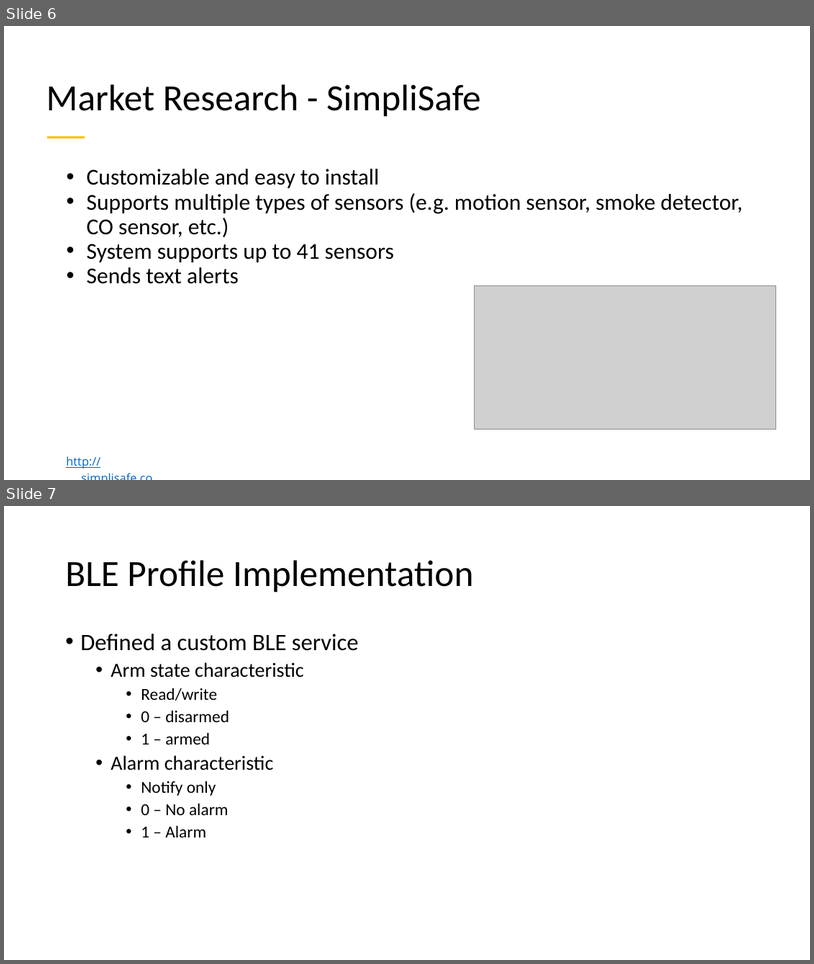
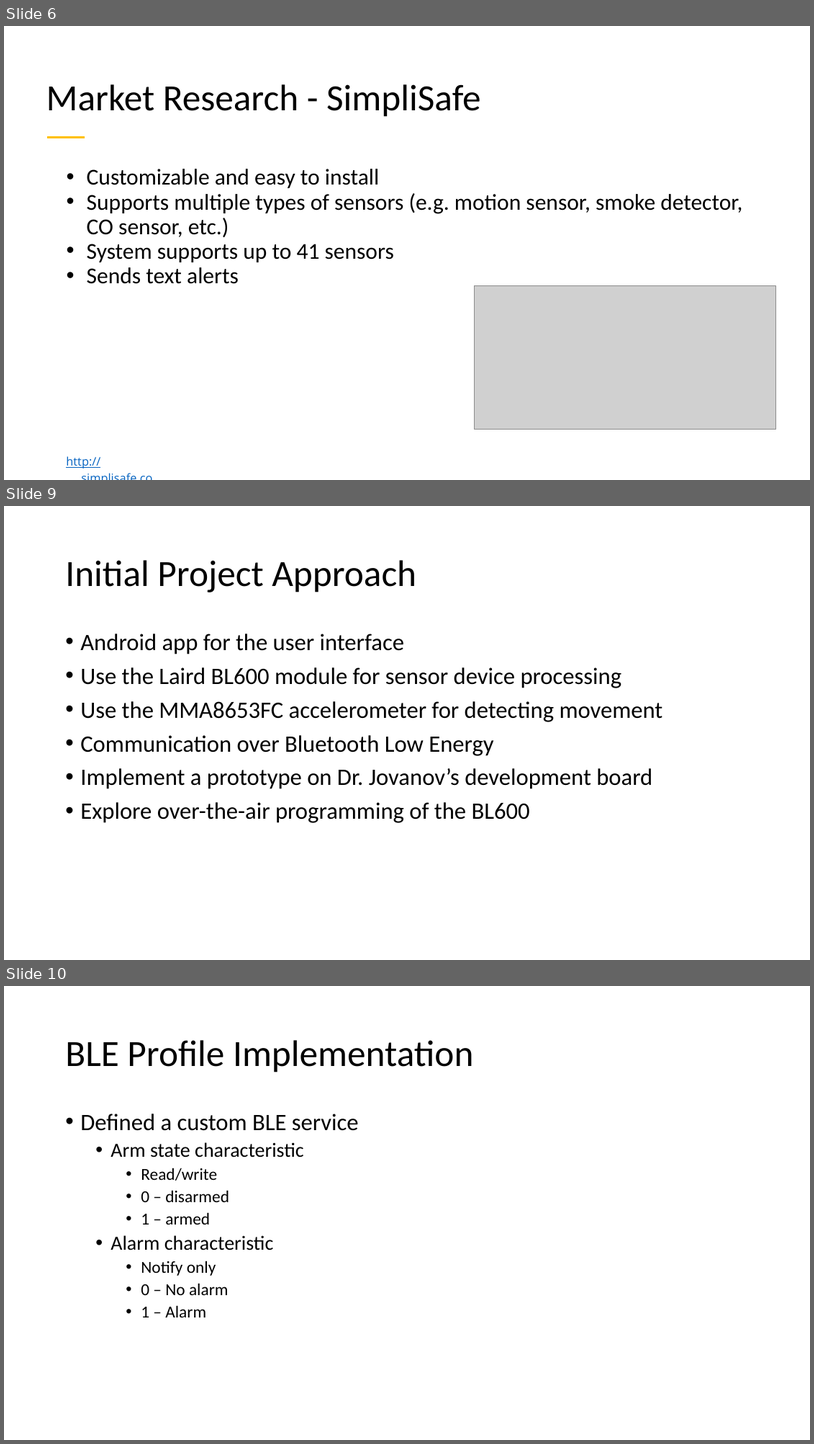
Before and after one commit to jbw3/CPE621Project, a slide deck: docs/AMDeSS_FinalPresentation.pptx. Shown one above the other, each under a label of ours: slides 6 and 7 before the commit, slides 6, 9 and 10 after it; the slides between them are not shown. The pictures are 814x964 and 814x1444 pixels, drawn with LibreOffice and Linux fonts; fonts in the diff are those of the drawing; grey boxes stand for pictures. Boxes give left, top, right and bottom in pixels: in the first picture for what was removed or moved away, otherwise in the second. Text is boxed around its words. In the diff, an @@ line names an element or a change of style, - is before the commit and + after.

```diff
--- a/docs/AMDeSS_FinalPresentation.pptx
+++ b/docs/AMDeSS_FinalPresentation.pptx
@@ slide 9 added at <box>4,506,810,960</box>, background #FFFFFF @@
@@ title added at <box>65,560,417,592</box>, 44 pt, text #000000 @@
+Initial Project Approach
@@ text added at <box>80,633,664,823</box>, 28 pt, text #000000 @@
+• Android app for the user interface
+• Use the Laird BL600 module for sensor device processing
+• Use the MMA8653FC accelerometer for detecting movement
+• Communication over Bluetooth Low Energy
+• Implement a prototype on Dr. Jovanov’s development board
+• Explore over-the-air programming of the BL600
@@ what was slide 7 is now slide 10 @@
```
Also in this commit, not shown: 1 slide changed, 2 other slides added.
